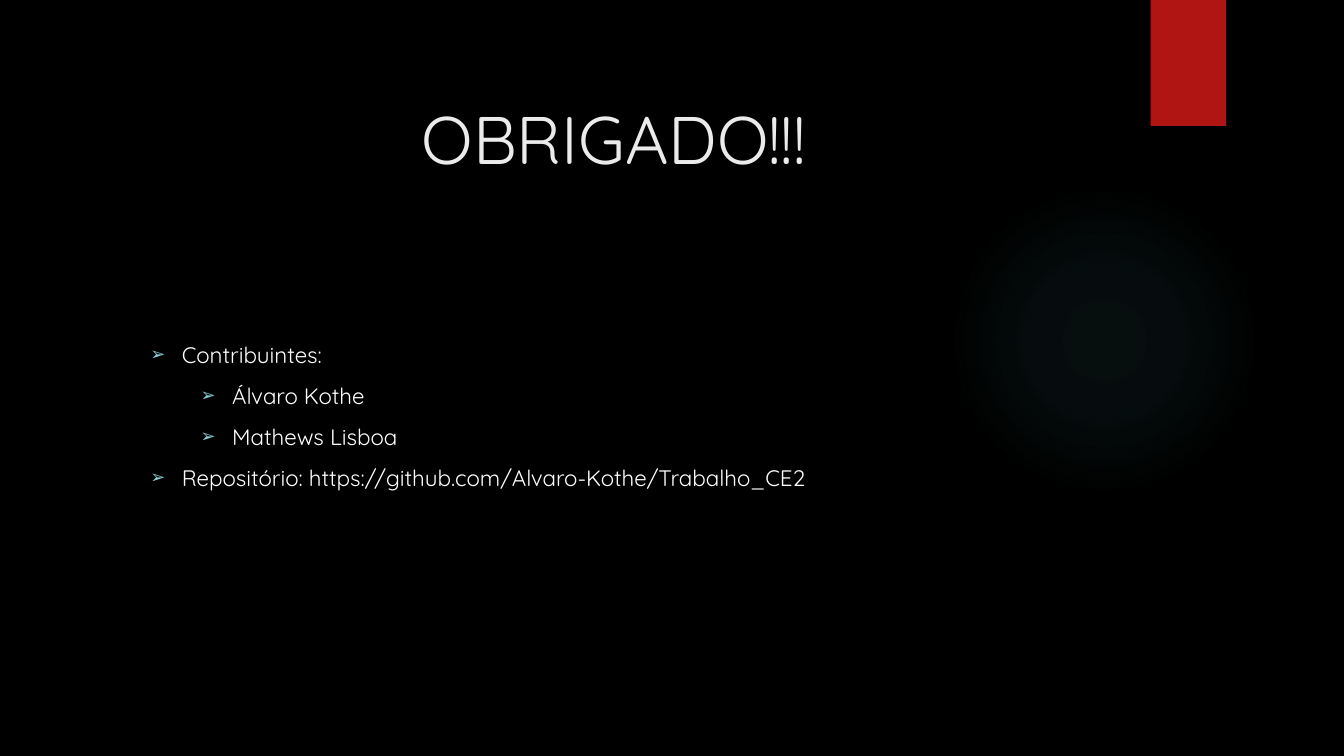
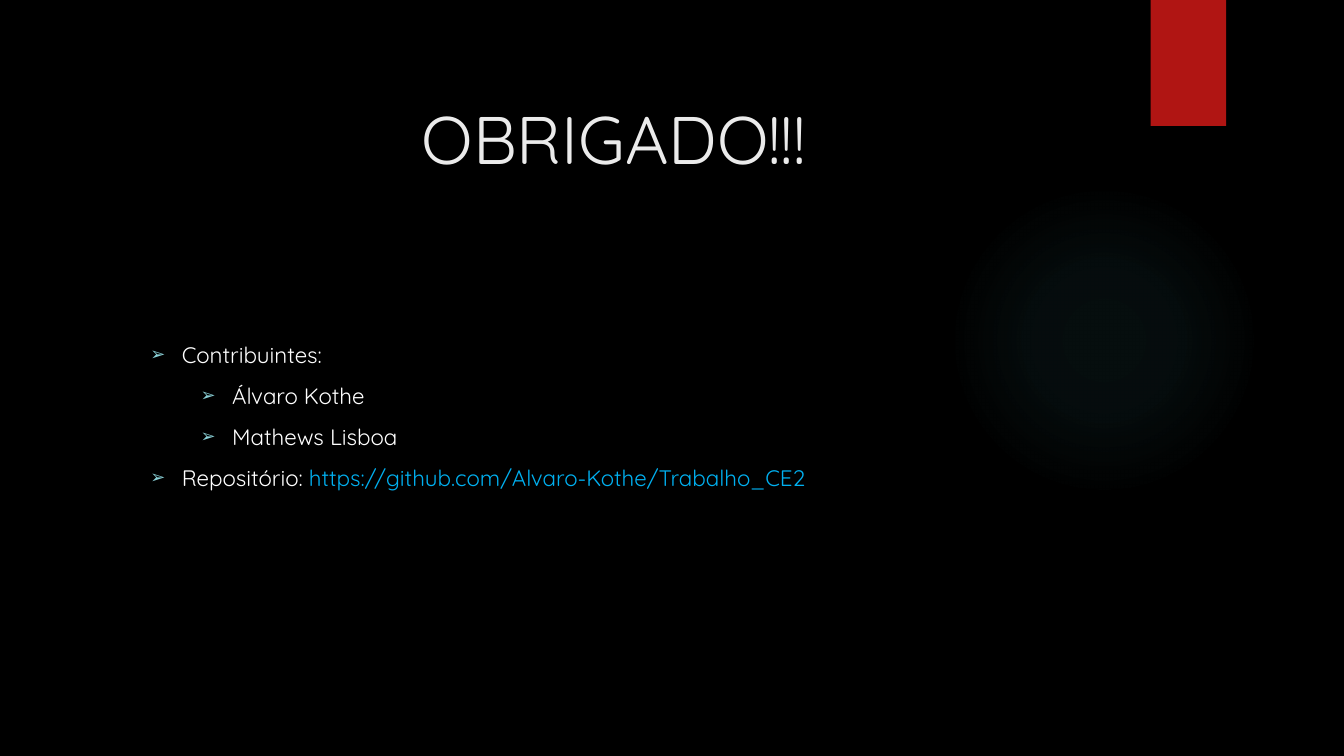
Before and after one commit to Alvaro-Kothe/Trabalho_CE2, a slide deck: slide 7 of apresentacao.pptx. Drawn at 1344x756 pixels with LibreOffice and Linux fonts; fonts in the diff are those of the drawing; background and template pictures are left out. Boxes give left, top, right and bottom in pixels: in the first picture for what was removed or moved away, otherwise in the second. Text is boxed around its words. In the diff, an @@ line names an element or a change of style, - is before the commit and + after.

```diff
--- a/apresentacao.pptx
+++ b/apresentacao.pptx
@@ text at (x1=182, y1=468, x2=805, y2=491): text colour #FFFFFF to #00B0F0 in "https://github.com/Alvaro-Kothe/Trabalho_CE2" @@
```
Also in this commit, not shown: 3 other files.
